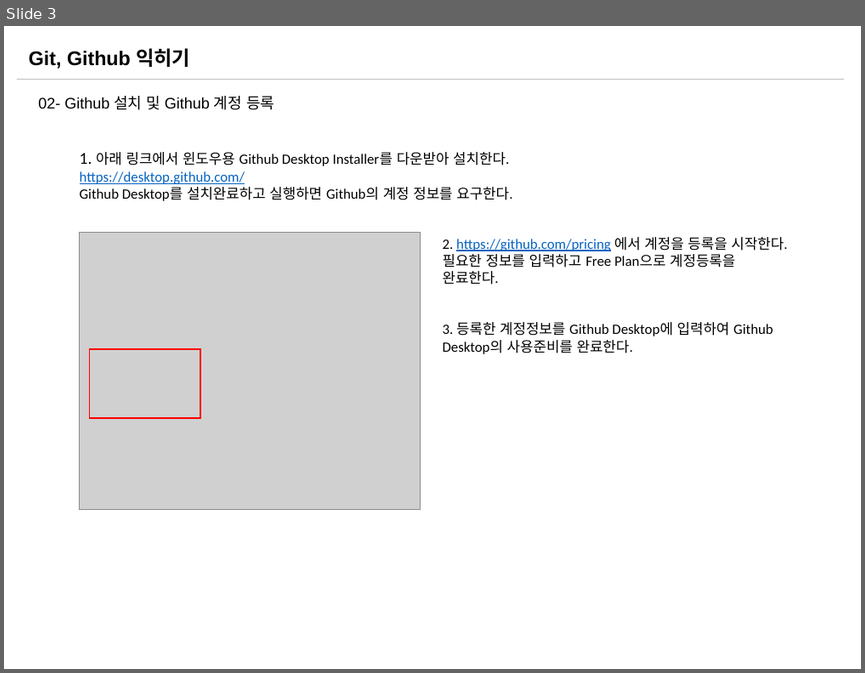
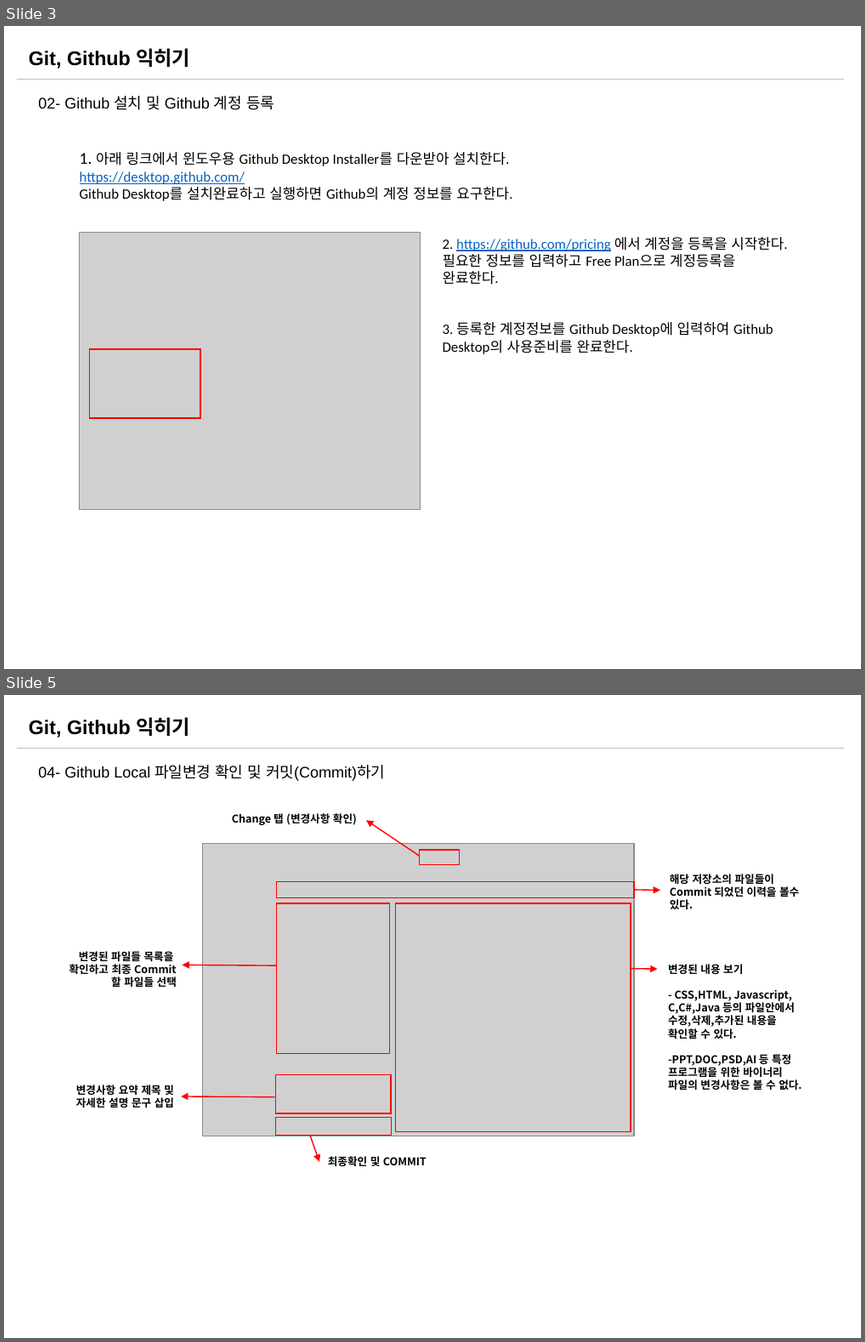
Before and after one commit to sabin21/NodeJS_Workflow_Study, a slide deck: CH00_Git_Github.pptx. Shown one above the other, each under a label of ours: slide 3 before the commit, slides 3 and 5 after it; the slides between them are not shown. The pictures are 865x673 and 865x1342 pixels, drawn with LibreOffice and Linux fonts; fonts in the diff are those of the drawing; grey boxes stand for pictures. Boxes give left, top, right and bottom in pixels: in the first picture for what was removed or moved away, otherwise in the second. Text is boxed around its words. In the diff, an @@ line names an element or a change of style, - is before the commit and + after.

Commit message:
Git 기초문서 수정

```diff
--- a/CH00_Git_Github.pptx
+++ b/CH00_Git_Github.pptx
@@ slide 5 added at [4, 695, 861, 1338], background #FFFFFF; not listed: 2 template elements that a slide beside it also shows @@
@@ text added at [38, 765, 385, 781], 12.9 pt, text #000000 @@
+04- Github Local 파일변경 확인 및 커밋(Commit)하기
@@ text added at [232, 813, 357, 825], 9 pt, text #000000, bold @@
+Change 탭 (변경사항 확인)
@@ arrow added from (420, 857) to (366, 820), #FF0000 1 pt @@
@@ picture added at [202, 843, 634, 1136] @@
@@ rectangle added at [419, 849, 459, 864], outline #FF0000 1 pt @@
@@ rectangle added at [277, 882, 634, 898], outline #FF0000 1 pt @@
@@ arrow added from (633, 890) to (660, 891), #FF0000 1 pt @@
@@ text added at [670, 873, 799, 909], 9 pt, text #000000, bold @@
+해당 저장소의 파일들이 Commit 되었던 이력을 볼수 있다.
@@ rectangle added at [277, 903, 390, 1053], outline #FF0000 1 pt @@
@@ rectangle added at [396, 903, 630, 1131], outline #FF0000 1 pt @@
@@ text added at [69, 951, 177, 987], 9 pt, text #000000, bold @@
+변경된 파일들 목록을
+확인하고 최종 Commit할 파일들 선택
@@ arrow added from (276, 966) to (182, 965), #FF0000 1 pt @@
@@ arrow added from (630, 969) to (657, 970), #FF0000 1 pt @@
@@ text added at [668, 964, 801, 1092], 9 pt, text #000000, bold @@
+변경된 내용 보기
+- CSS,HTML, Javascript,
+C,C#,Java 등의 파일안에서 수정,삭제,추가된 내용을 확인할 수 있다.
+-PPT,DOC,PSD,AI 등 특정 프로그램을 위한 바이너리 파일의 변경사항은 볼 수 없다.
@@ rectangle added at [276, 1075, 392, 1113], outline #FF0000 1 pt @@
@@ text added at [76, 1084, 174, 1107], 9 pt, text #000000, bold @@
+변경사항 요약 제목 및
+자세한 설명 문구 삽입
@@ arrow added from (275, 1097) to (182, 1096), #FF0000 1 pt @@
@@ rectangle added at [276, 1117, 392, 1134], outline #FF0000 1 pt @@
@@ arrow added from (310, 1134) to (319, 1161), #FF0000 1 pt @@
@@ text added at [328, 1156, 426, 1166], 9 pt, text #000000, bold @@
+최종확인 및 COMMIT
```
Also in this commit, not shown: 1 slide changed, 1 other slide added.
